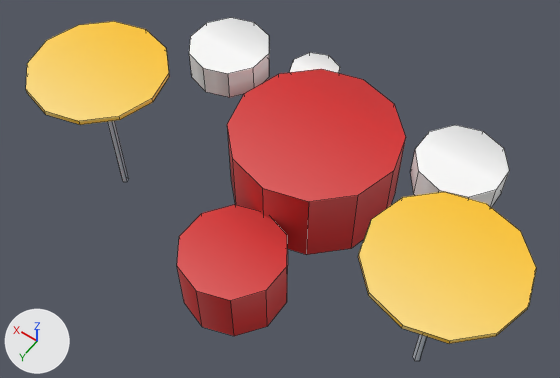
The FBX model art/export/dt_drum_kit.fbx as it was, and as the next commit left it.
Both versions are drawn from a 50 mm lens placed at (-2.66, 4.11, 6.67), pointed at (0.06, 0.29, 0.67). Lighting does not change. The marker at lower left points along +X, +Y and +Z. The picture after the commit comes second. Mesh edges are drawn as thin lines.

The first picture shows 'dt_drum_kit'.
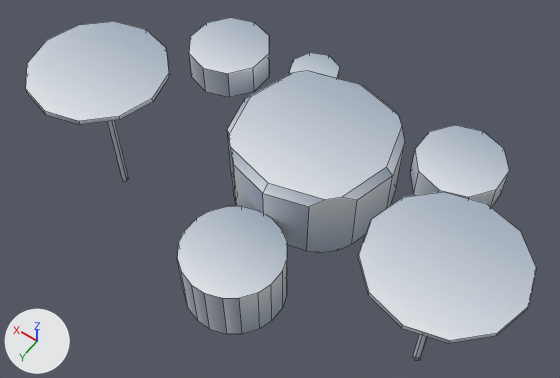
The newer file is also turned or shifted as a whole; pictures and numbers use the older file's frame.

The edits, one by one:
me_dt_drum_kit is used by ob_dt_drum_kit; location (0.0, 0.0, 0.0).
me_dt_drum_kit had 168 vertices, 102 faces and spanned x -2.5..2.5, y -1.66..1.66, z 0.0..1.66.
me_dt_drum_kit now has 228 vertices, 150 faces and spans x -2.5..2.5, y -1.66..1.64, z 0.0..1.66.
me_dt_drum_kit part 1: the loose piece of 24 vertices spanning x -0.87..0.87, y -1.08..0.65, z 0.24..1.11 is rebuilt with 64 vertices and now spans x -0.87..0.87, y -1.08..0.65, z 0.24..1.11.
me_dt_drum_kit part 2: the loose piece of 20 vertices spanning x -0.5..0.5, y 0.6..1.66, z 0.0..0.67 is rebuilt with 40 vertices and now spans x -0.5..0.5, y 0.62..1.64, z 0.0..0.67.
me_dt_drum_kit part 3: 62 kept faces spanning x -2.5..2.5, y -1.66..1.42, z 0.36..1.66 get new texture (UV) coordinates.
Other edits to the shape of me_dt_drum_kit do not show in these pictures.

Location of each change, [x1, y1, x2, y2] in pixels of the pictures (560 x 378 px):
part 1 of me_dt_drum_kit, rebuilt
    before: [227, 69, 406, 255]
    after: [227, 70, 405, 253]
part 2 of me_dt_drum_kit, rebuilt
    before: [177, 205, 287, 336]
    after: [177, 206, 287, 334]
part 3 of me_dt_drum_kit, surface changed
    both: [26, 18, 536, 344]
